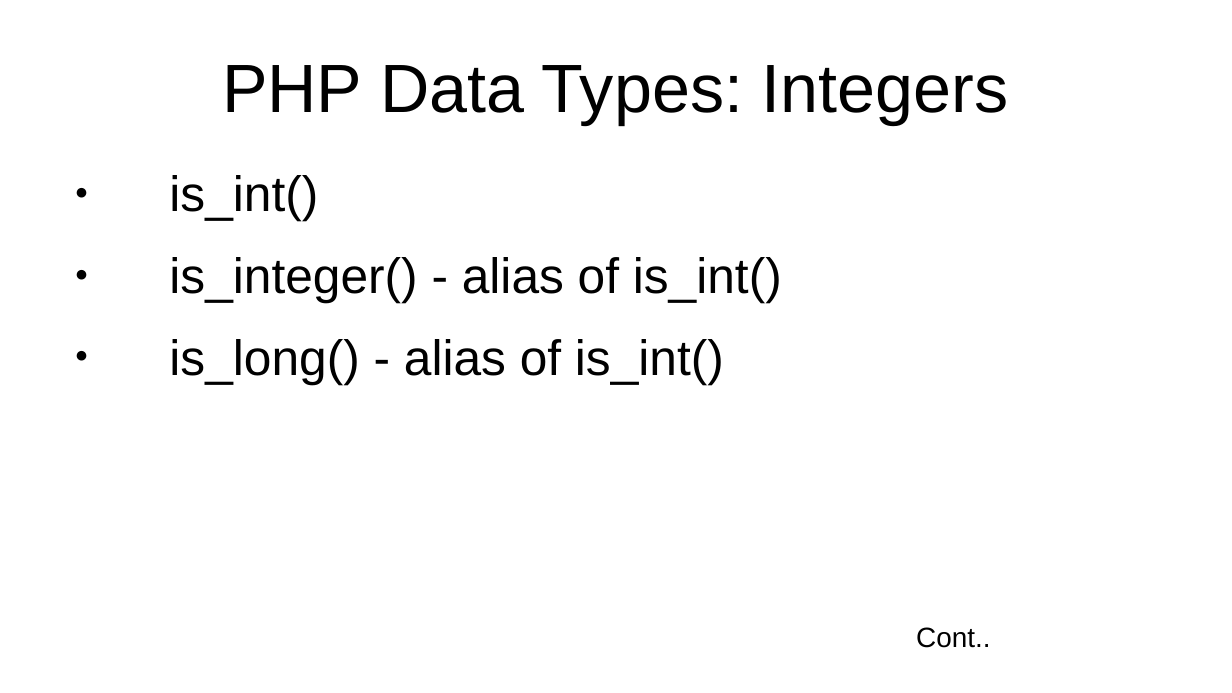
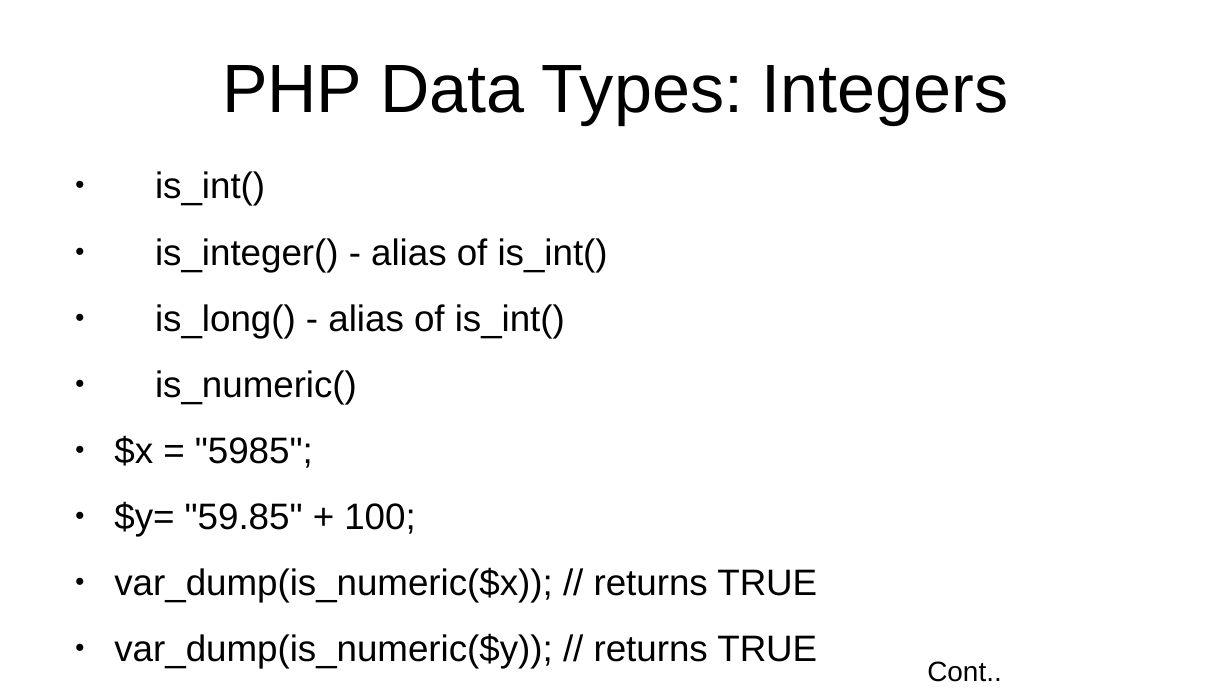
Before and after one commit to jhashuva/MVCTS, a slide deck: slide 15 of php_intro.pptx (slide 13 before the commit). Drawn at 1232x693 pixels with LibreOffice and Linux fonts; fonts in the diff are those of the drawing. Boxes give left, top, right and bottom in pixels: in the first picture for what was removed or moved away, otherwise in the second. Text is boxed around its words. In the diff, an @@ line names an element or a change of style, - is before the commit and + after.

Commit message:
php ppt

```diff
--- a/php_intro.pptx
+++ b/php_intro.pptx
@@ text at [155, 171, 608, 338]: size 32 to 23.7 pt in "is_int()", "is_integer() - alias of is_int()", "is_long() - alias of is_int()" @@
@@ text at [114, 370, 817, 668]: paragraphs added @@
+● is_numeric()
+● $x = "5985";
+● $y= "59.85" + 100;
+● var_dump(is_numeric($x)); // returns TRUE
+● var_dump(is_numeric($y)); // returns TRUE
@@ text "Cont..": place and size @@
-text "Cont.." at [916, 627, 990, 648]
+text "Cont.." at [927, 661, 1001, 682]
```
Also in this commit, not shown: 1 other slide changed, 5 slides added, 2 other files.
